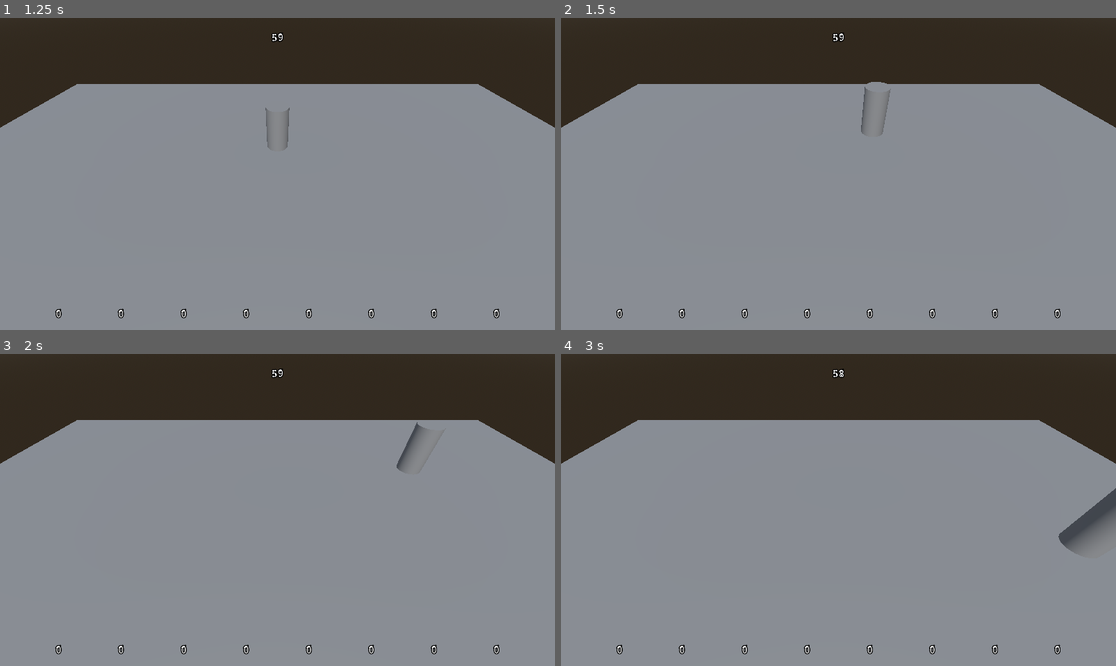
Above: before the commit, frames 1-4 (two rows, left to right).
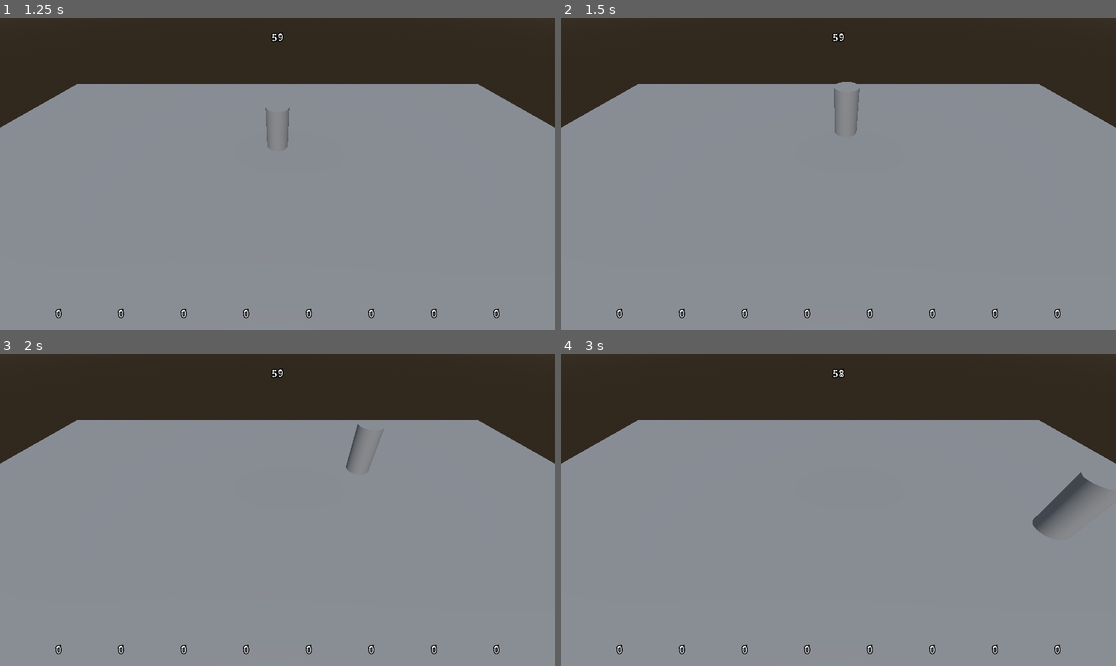
Above: after the commit, the same moments.

Repository: 80hdgames/GGJ-2023
Game: Godot game, scene res://Scenes/Start.tscn
Same seed, same stepped clock (60 frames per second), same inputs: the game is played once before the commit and once after it.
Inputs:
- Up to frame 1 (1.25 s): click "Play" at 0.5 s
- Up to frame 2 (1.5 s): tap Enter (ui_accept) at 1.25 s; hold Right (ui_right) from 1.28 s (still down); tap Shift (desktop1_boost) at 1.35 s
- Up to frame 3 (2 s): keep holding Right (ui_right); tap Enter (ui_accept) at 1.52 s
- Up to frame 4 (3 s): release Right (ui_right) at 2.03 s; hold Down (ui_down) 2.03-2.78 s; tap Shift (desktop1_boost) at 2.1, 2.85 s; tap Enter (ui_accept) at 2.27 s; hold Right (ui_right) from 2.78 s (still down)

Frame 1 is identical in both runs. In frame 2, 0.4% of the frame differs, in the area x 49-60%, y 20-38%; in frame 3, 0.5%; in frame 4, 2.0%, in the area x 84-100%, y 37-64%.

Commit message:
Added some momentum to the player's movement
to increase wackiness

Diff:
--- a/GGJ-2023-Project/Scripts/Player.gd
+++ b/GGJ-2023-Project/Scripts/Player.gd
@@ -2,6 +2,7 @@
 
 
 const SPEED = 5.0
+const GRIP = 0.25
 const JUMP_VELOCITY = 4.5
 const TITLE_SCREEN_SCENE = Constants.TITLE_SCREEN_SCENE
 const MAX_BOOST = 1
@@ -48,10 +49,10 @@
 	var input_dir = Input.get_vector("ui_left", "ui_right", "ui_up", "ui_down")
 	var direction = (transform.basis * Vector3(input_dir.x, 0, input_dir.y)).normalized()
 	if direction:
-		velocity.x = direction.x * (SPEED + boost)
-		velocity.z = direction.z * (SPEED + boost)
+		velocity.x = move_toward(velocity.x, direction.x * (SPEED + boost), GRIP)
+		velocity.z = move_toward(velocity.z, direction.z * (SPEED + boost), GRIP)
 	else:
-		velocity.x = move_toward(velocity.x, 0, SPEED)
-		velocity.z = move_toward(velocity.z, 0, SPEED)
+		velocity.x = move_toward(velocity.x, 0, GRIP)
+		velocity.z = move_toward(velocity.z, 0, GRIP)
 
 	move_and_slide()
